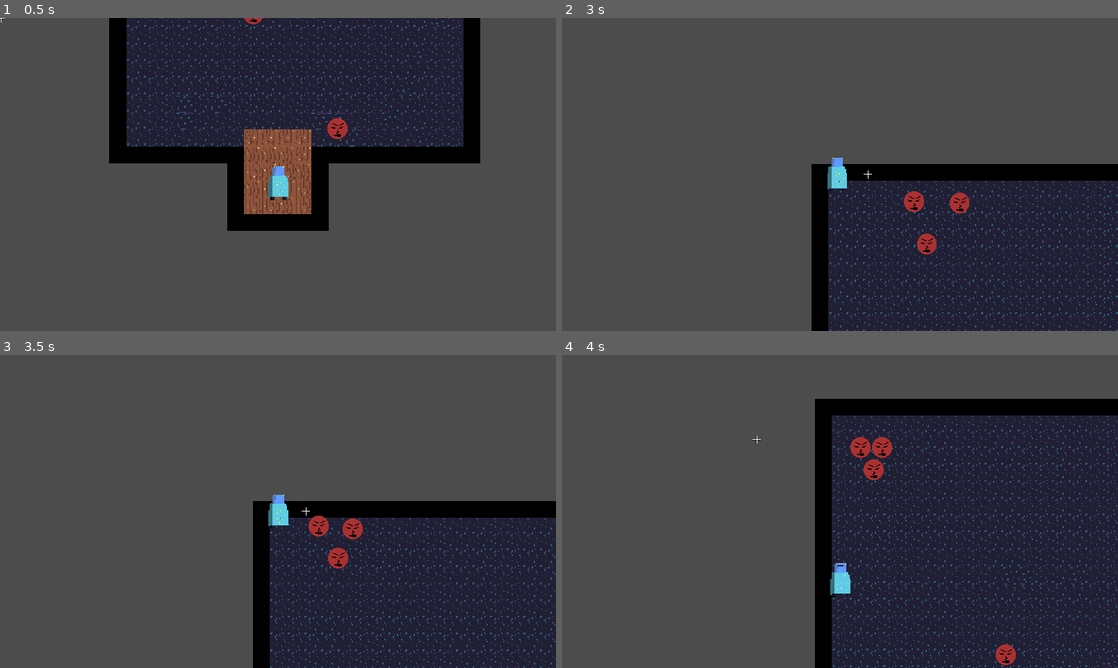
Above: before the commit, frames 1-4 (two rows, left to right).
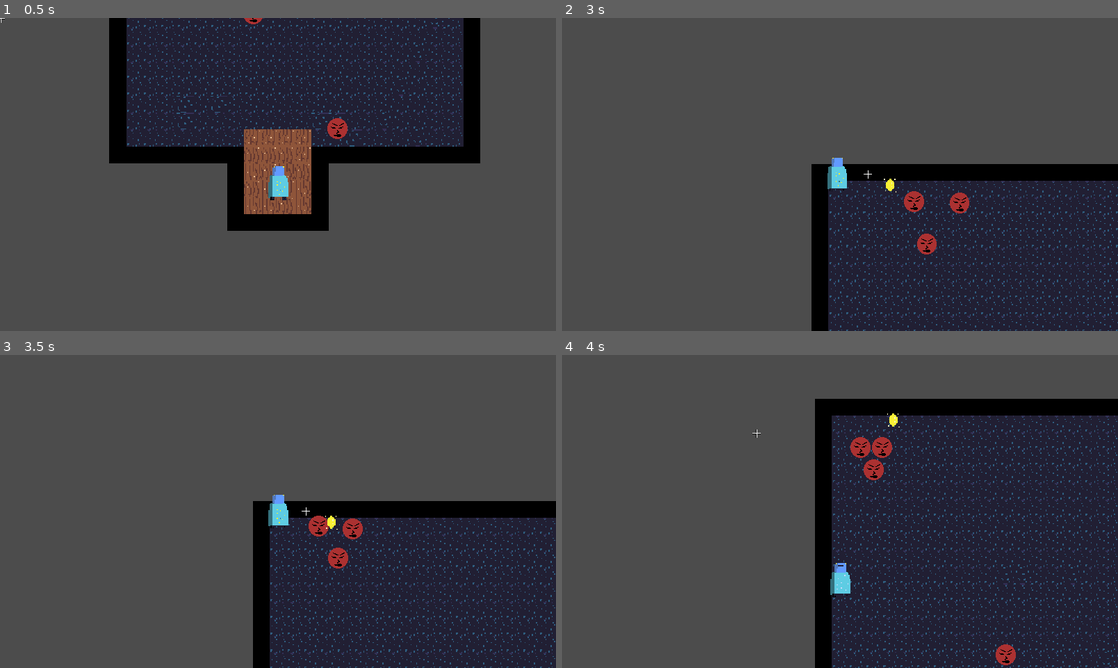
Above: after the commit, the same moments.

Repository: alexpojman/top-down-shooter
Game: Godot game, scene res://src/Main/World.tscn
The game is run twice, just before and just after one commit, with the same random seed, the same clock (stepped at 60 frames per second) and the same inputs.
Inputs (mouse positions are in pixels of both pictures, inside the frame that each line leads up to):
- Up to frame 1 (0.5 s): no input
- Up to frame 2 (3 s): move the mouse to (812, 237) at 0.52 s; hold Shift (run) 0.53-1.28 s; hold Up (ui_up) 0.53-2.03 s; move the mouse to (1006, 221) at 1.27 s; click (1006, 221) at 1.35 s; move the mouse to (673, 127) at 2.02 s; hold Shift (run) 2.03-2.78 s; hold Left (ui_left) from 2.03 s (still down); move the mouse to (867, 174) at 2.77 s; click (867, 174) at 2.85 s
- Up to frame 3 (3.5 s): keep holding Left (ui_left)
- Up to frame 4 (4 s): move the mouse to (756, 433) at 3.52 s; release Left (ui_left) at 3.53 s; hold Down (ui_down) from 3.53 s (still down); hold Shift (run) from 3.53 s (still down)

Frame 1 is identical in both runs. In frame 2, less than 0.1% of the frame differs, in the area x 57-61%, y 51-56%; in frame 3, less than 0.1%; in frame 4, less than 0.1%, in the area x 34-61%, y 18-29%.

Commit message:
Add money spawn on enemy death

Diff:
--- a/src/Actors/Bullet/Bullet.gd
+++ b/src/Actors/Bullet/Bullet.gd
@@ -13,6 +13,5 @@
 
 func _on_Bullet_body_entered(body: Node) -> void:
 	if (body.is_in_group("Enemy")):
-		print("We hit an enemy")
-		body.queue_free()
+		body.die()
 		queue_free()
--- /dev/null
+++ b/src/Actors/CoinPickup/CoinPickup.gd
@@ -0,0 +1,12 @@
+extends Area2D
+
+export var value: int = 5
+
+func _ready() -> void:
+	pass
+
+
+func _on_CoinPickup_body_entered(body:Node) -> void:
+	if (body.is_in_group("Player")):
+		body.add_money(value)
+		queue_free()
--- /dev/null
+++ b/src/Actors/CoinPickup/CoinPickup.tscn
@@ -0,0 +1,18 @@
+[gd_scene load_steps=4 format=2]
+
+[ext_resource path="res://assets/art/coin.png" type="Texture" id=1]
+[ext_resource path="res://src/Actors/CoinPickup/CoinPickup.gd" type="Script" id=2]
+
+[sub_resource type="RectangleShape2D" id=1]
+extents = Vector2( 8, 8.5 )
+
+[node name="CoinPickup" type="Area2D"]
+script = ExtResource( 2 )
+
+[node name="Coin" type="Sprite" parent="."]
+texture = ExtResource( 1 )
+
+[node name="CollisionShape2D" type="CollisionShape2D" parent="."]
+shape = SubResource( 1 )
+
+[connection signal="body_entered" from="." to="." method="_on_CoinPickup_body_entered"]
--- a/src/Actors/Enemy/Enemy.gd
+++ b/src/Actors/Enemy/Enemy.gd
@@ -1,4 +1,6 @@
 extends KinematicBody2D
+
+var coin_pickup = preload("res://src/Actors/CoinPickup/CoinPickup.tscn")
 
 export var move_speed: int = 100
 export var damage_amount: int = 2;
@@ -33,3 +35,9 @@
 	if (body.is_in_group("Player")):
 		var player = body as Player
 		player.damage(damage_amount)
+
+func die() -> void:
+	var coin_instance = coin_pickup.instance()
+	get_tree().get_root().add_child(coin_instance)
+	coin_instance.position = position
+	queue_free()
--- a/src/Actors/Player/Player.gd
+++ b/src/Actors/Player/Player.gd
@@ -23,8 +23,10 @@
 	start_position = get_parent().get_node("PlayerStartPosition").position
 	position = start_position
 
+func _process(_delta: float) -> void:
+	$Reticle.global_position = get_global_mouse_position()
+
 func _physics_process(_delta: float) -> void:
-	$Reticle.global_position = get_global_mouse_position()
 
 	var input_vector = Vector2.ZERO
 	var speed = move_speed
@@ -76,7 +78,10 @@
 	var remains = recoverable_remains.instance()
 	remains.position = death_position
 	get_tree().get_root().call_deferred("add_child", remains)
+	remains.recoverable_amount = current_money
 	remains.connect("remains_collected", self, "_on_RecoverableRemains_remains_collected")
+
+	current_money = 0
 
 
 func _on_RecoverableRemains_remains_collected(amount: int) -> void:
--- a/src/Actors/Player/Player.tscn
+++ b/src/Actors/Player/Player.tscn
@@ -7,14 +7,14 @@
 
 [sub_resource type="SpriteFrames" id=3]
 animations = [ {
+"frames": [ ExtResource( 4 ) ],
+"loop": true,
+"name": "walk_up",
+"speed": 5.0
+}, {
 "frames": [ ExtResource( 2 ) ],
 "loop": true,
 "name": "walk_down",
-"speed": 5.0
-}, {
-"frames": [ ExtResource( 4 ) ],
-"loop": true,
-"name": "walk_up",
 "speed": 5.0
 } ]
 
@@ -46,7 +46,6 @@
 [node name="Cooldown" type="Timer" parent="."]
 
 [node name="Reticle" type="Sprite" parent="."]
-position = Vector2( 14.75, -7.75 )
 scale = Vector2( 0.265625, 0.265625 )
 texture = ExtResource( 3 )
 
--- a/src/Actors/RecoverableRemains/RecoverableRemains.gd
+++ b/src/Actors/RecoverableRemains/RecoverableRemains.gd
@@ -7,7 +7,7 @@
 
 # Variables
 var timer
-var recoverable_amount: int = 1000
+var recoverable_amount: int = 0
 
 
 # Called when the node enters the scene tree for the first time.
Binary file added: assets/art/coin.png
Not shown, added: assets/art/coin.png.import
